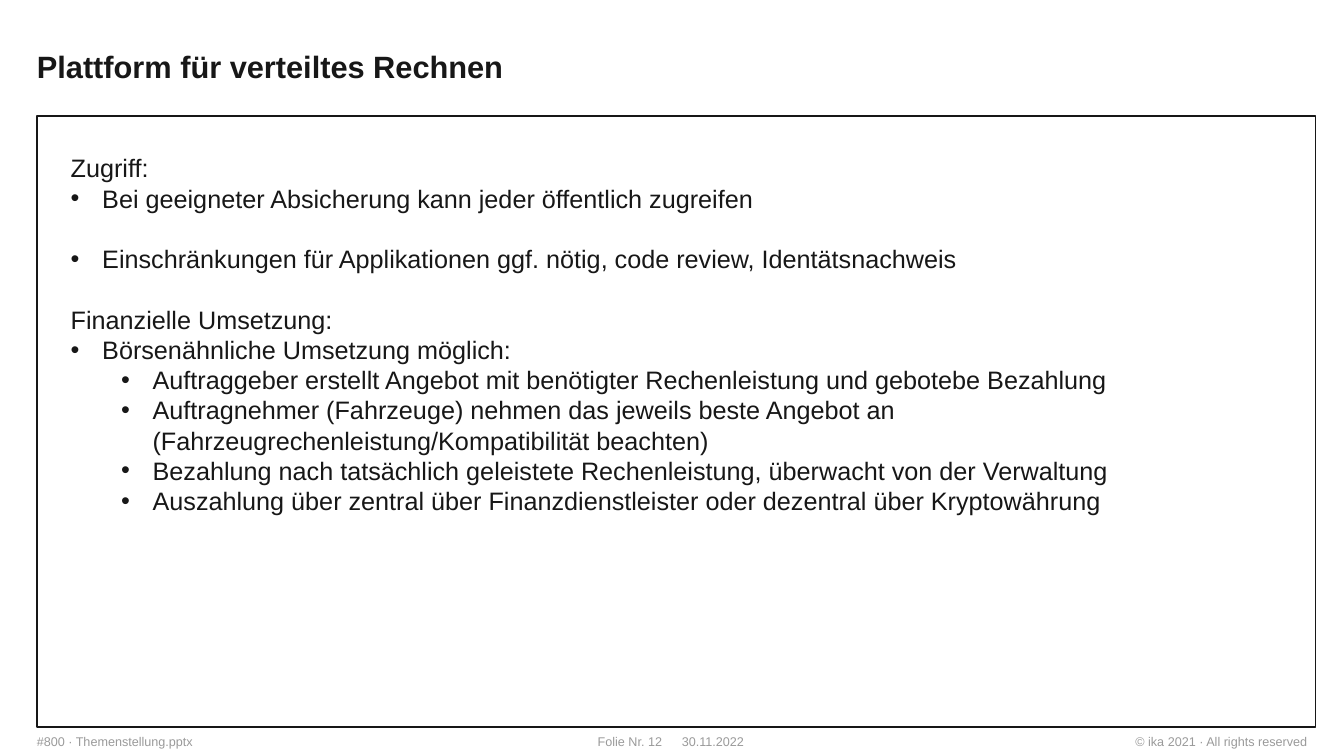
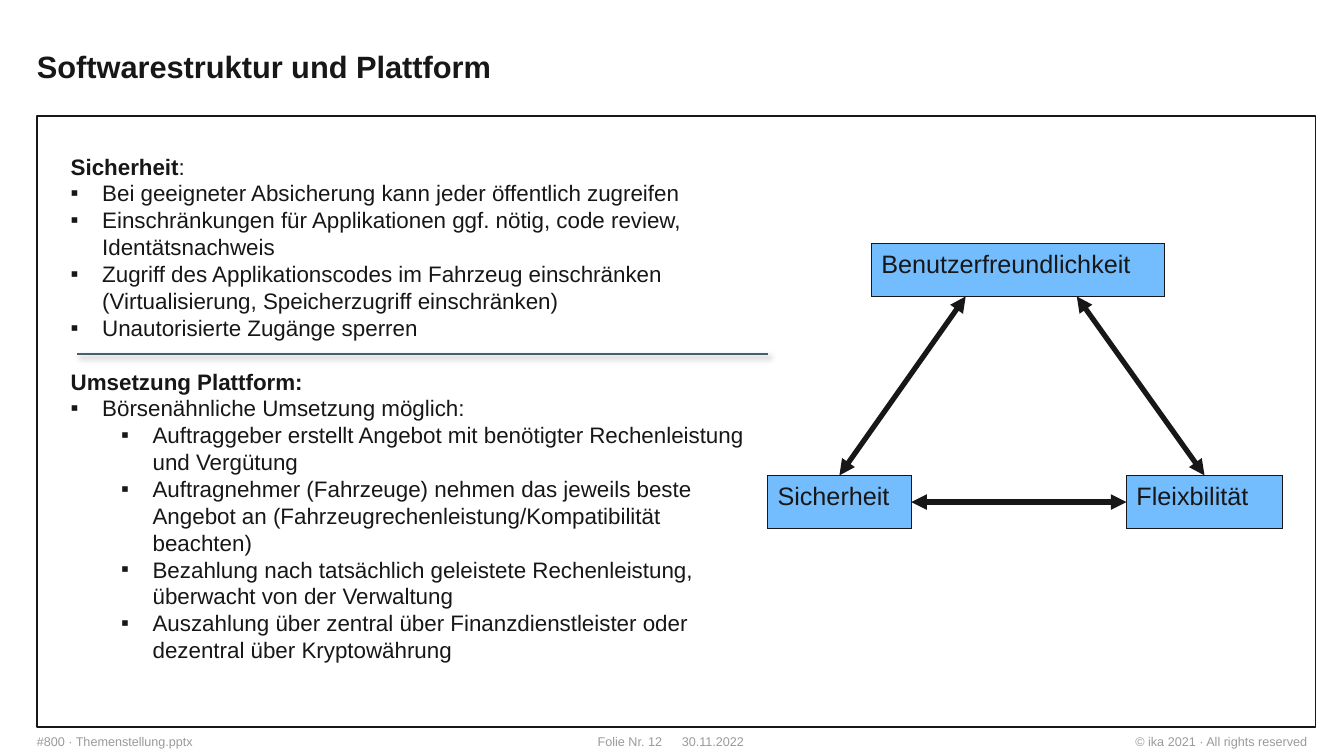
Before and after one commit to WhR4Ven/Diss_Dokument, a slide deck: slide 12 of Vortrag/Themenstellung.pptx. Drawn at 1344x756 pixels with LibreOffice and Linux fonts; fonts in the diff are those of the drawing; background and template pictures are left out. Boxes give left, top, right and bottom in pixels: in the first picture for what was removed or moved away, otherwise in the second. Text is boxed around its words. In the diff, an @@ line names an element or a change of style, - is before the commit and + after.

```diff
--- a/Vortrag/Themenstellung.pptx
+++ b/Vortrag/Themenstellung.pptx
@@ title at <box>37,55,491,79</box>: text changed @@
-Plattform für verteiltes Rechnen
+Softwarestruktur und Plattform
@@ text at <box>71,158,185,176</box>: text changed; size 18 to 16 pt; bold on @@
-Zugriff:
+Sicherheit:
@@ text at <box>102,184,692,663</box>: size 18 to 16 pt in "Bei geeigneter Absicherung kann jeder öffentlich zugreifen", "Einschränkungen für Applikationen ggf. nötig, code review, ...", "Börsenähnliche Umsetzung möglich:", "Auftragnehmer (Fahrzeuge) nehmen das jeweils beste Angebot ..." and 2 more places; bullet • to ▪ @@
@@ text at <box>71,265,662,395</box>: text changed; size 18 to 16 pt @@
-Finanzielle Umsetzung:
+▪ Zugriff des Applikationscodes im Fahrzeug einschränken (Virtualisierung, Speicherzugriff einschränken)
+▪ Unautorisierte Zugänge sperren
+Umsetzung Plattform:
@@ group added at <box>768,243,1284,529</box>: 3 rectangles, 3 double arrows @@
+Sicherheit
+Fleixbilität
+Benutzerfreundlichkeit
@@ line added from (768, 354) to (77, 354), #445E6D 1.5 pt @@
@@ text at <box>153,426,743,475</box>: text changed; size 18 to 16 pt @@
-  • Auftraggeber erstellt Angebot mit benötigter Rechenleistung und gebotebe Bezahlung
+  ▪ Auftraggeber erstellt Angebot mit benötigter Rechenleistung und Vergütung
```
Also in this commit, not shown: 11 other slides changed, 3 slides added, 2 slides removed.
